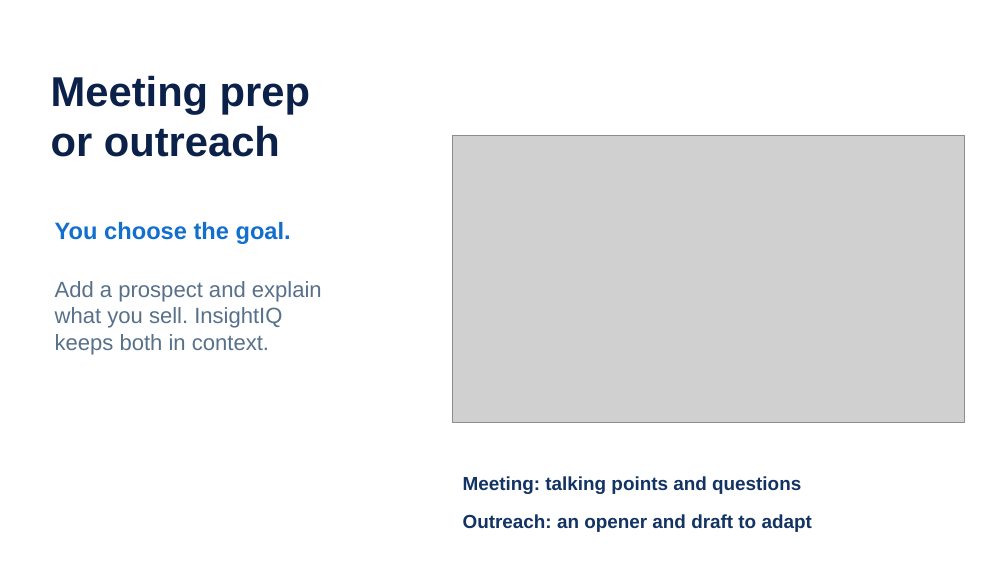
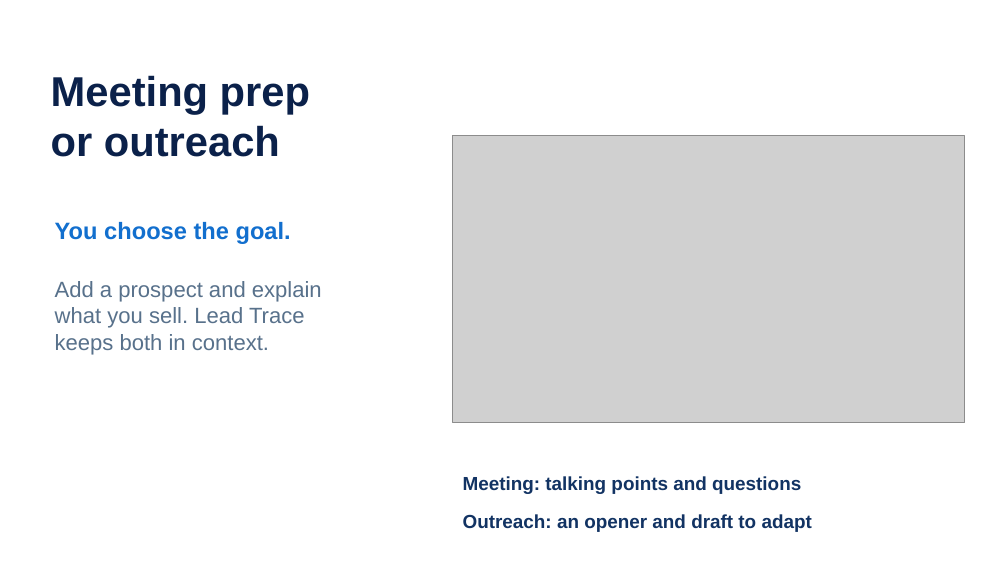
Before and after one commit to afnanahmadtariq/lead-trace, a slide deck: slide 4 of presentation/Lead-Trace-pitch-enhanced.pptx (slide 3 before the commit). Drawn at 1008x567 pixels with LibreOffice and Linux fonts; fonts in the diff are those of the drawing; grey boxes stand for pictures. Boxes give left, top, right and bottom in pixels: in the first picture for what was removed or moved away, otherwise in the second. Text is boxed around its words. In the diff, an @@ line names an element or a change of style, - is before the commit and + after.

```diff
--- a/presentation/Lead-Trace-pitch-enhanced.pptx
+++ b/presentation/Lead-Trace-pitch-enhanced.pptx
@@ text at [55, 307, 305, 328]: text changed @@
-what you sell. InsightIQ
+what you sell. Lead Trace
```
Also in this commit, not shown: 5 other slides changed, 3 slides added, 1 slide removed, 30 other files.
